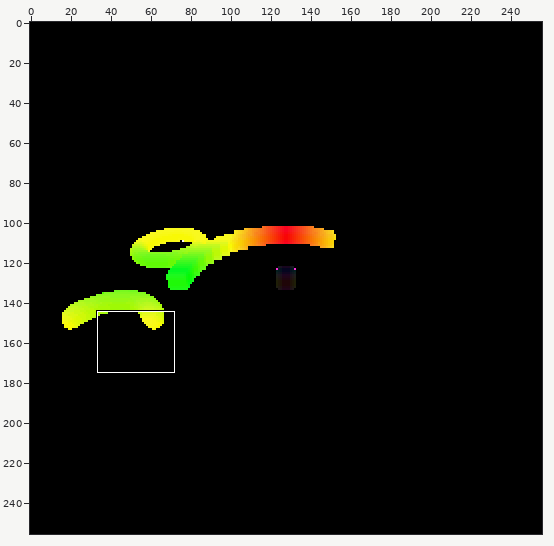
A sprite sheet gets an edit: images/part_8/part_8_15.png. Above: a wide view before the commit, with the close-up outlined.
Close-up. The starting point:
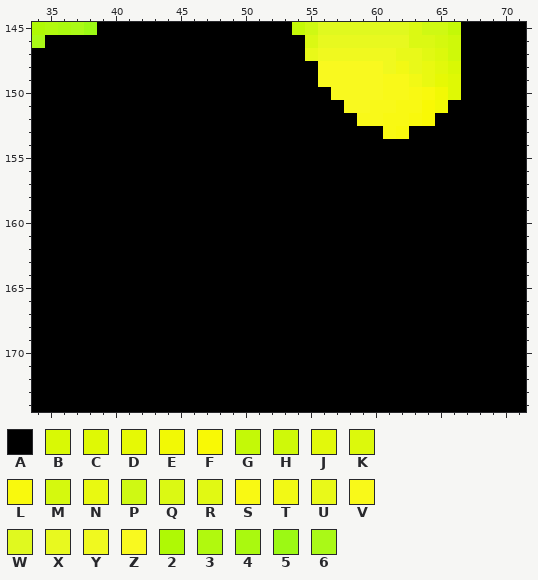
The file is 256x256 pixels. Colours within 5 levels of each other are drawn and written as one. Shown: x 34..71, y 145..174. The commit also changed other parts of the picture, which this record leaves out.
Palette (. is transparent): A #000000  B #d9f905  C #dff905  D #e6f905  E #f2f905  F #f9f905  G #c4f907  H #cff909  J #e2f90b  K #dcf90c  L #f9f90d  M #d5f90e  N #e9f911  P #cff913  Q #dbf913  R #e1f913  S #f9f913  T #f2f915  U #e9f919  V #f9f919  W #e0f91f  X #e8f91f  Y #f0f91f  Z #f9f91f  2 #aff905  3 #b1f90e  4 #aaf90f  5 #9cf914  6 #aaf917
Pixels before, first column x 34:
145 23465AAAAAAAAAAAAAAAGPWWWWWWWQPPGAAAAA
146 6AAAAAAAAAAAAAAAAAAAAQXXXXXXXQQMHAAAAA
147 AAAAAAAAAAAAAAAAAAAAAUYYYYYYUURKHAAAAA
148 AAAAAAAAAAAAAAAAAAAAAAZZZZZYTUNJBAAAAA
149 AAAAAAAAAAAAAAAAAAAAAAZZZZZVVTNDCAAAAA
150 AAAAAAAAAAAAAAAAAAAAAAAZZZZVVSLECAAAAA
151 AAAAAAAAAAAAAAAAAAAAAAAAZZVVSSFEAAAAAA
152 AAAAAAAAAAAAAAAAAAAAAAAAAVVSSLFAAAAAAA
153 AAAAAAAAAAAAAAAAAAAAAAAAAAASLAAAAAAAAA
154 AAAAAAAAAAAAAAAAAAAAAAAAAAAAAAAAAAAAAA
155 AAAAAAAAAAAAAAAAAAAAAAAAAAAAAAAAAAAAAA
156 AAAAAAAAAAAAAAAAAAAAAAAAAAAAAAAAAAAAAA
157 AAAAAAAAAAAAAAAAAAAAAAAAAAAAAAAAAAAAAA
158 AAAAAAAAAAAAAAAAAAAAAAAAAAAAAAAAAAAAAA
159 AAAAAAAAAAAAAAAAAAAAAAAAAAAAAAAAAAAAAA
160 AAAAAAAAAAAAAAAAAAAAAAAAAAAAAAAAAAAAAA
161 AAAAAAAAAAAAAAAAAAAAAAAAAAAAAAAAAAAAAA
162 AAAAAAAAAAAAAAAAAAAAAAAAAAAAAAAAAAAAAA
163 AAAAAAAAAAAAAAAAAAAAAAAAAAAAAAAAAAAAAA
164 AAAAAAAAAAAAAAAAAAAAAAAAAAAAAAAAAAAAAA
165 AAAAAAAAAAAAAAAAAAAAAAAAAAAAAAAAAAAAAA
166 AAAAAAAAAAAAAAAAAAAAAAAAAAAAAAAAAAAAAA
167 AAAAAAAAAAAAAAAAAAAAAAAAAAAAAAAAAAAAAA
168 AAAAAAAAAAAAAAAAAAAAAAAAAAAAAAAAAAAAAA
169 AAAAAAAAAAAAAAAAAAAAAAAAAAAAAAAAAAAAAA
170 AAAAAAAAAAAAAAAAAAAAAAAAAAAAAAAAAAAAAA
171 AAAAAAAAAAAAAAAAAAAAAAAAAAAAAAAAAAAAAA
172 AAAAAAAAAAAAAAAAAAAAAAAAAAAAAAAAAAAAAA
173 AAAAAAAAAAAAAAAAAAAAAAAAAAAAAAAAAAAAAA
174 AAAAAAAAAAAAAAAAAAAAAAAAAAAAAAAAAAAAAA
After:
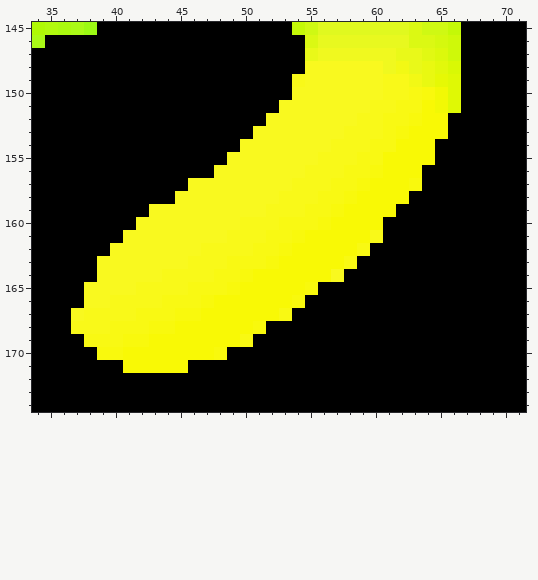
The exact change:
Changed rows in their new state; - is an unchanged pixel.
first column x 37:
148 ------------------Z-----------
149 -----------------VZ-----------
150 -----------------ZZZ----------
151 ----------------ZZZZZ--------C
152 ---------------ZZZZZZZ------F-
153 --------------ZZZZZZZVVV--FFF-
154 -------------ZZZZZZZVVVSSFFF--
155 ------------ZZZZZZZVVVSSFFFF--
156 -----------ZZZZZZZVVVSSLFFF---
157 ---------ZZZZZZZZVVVSSLFFFL---
158 --------ZZZZZZZZVVVSSLFFFF----
159 ------ZZZZZZZZZVVVSSLFFFF-----
160 -----ZZZZZZZZVVVSSSLFFFF------
161 ----ZZZZZZZZVVVSSLFFFFFV------
162 ---ZZZZZZZVVVVSSLFFFFFS-------
163 --ZZZZZZZVVVSSSLFFFFFS--------
164 --ZZZZZVVVVSSLFFFFFFZ---------
165 -ZZZZVVVVSSSLFFFFFL-----------
166 -ZZVVVVSSSLFFFFFFL------------
167 ZVVVVSSSLLFFFFFFS-------------
168 VVVSSSLLFFFFFFL---------------
169 -SSSLLFFFFFFFS----------------
170 --LLFFFFFFFL------------------
171 ----FFFFF---------------------
Pixel boxes of the changes (left, top, right, bottom) in both close-ups:
changed: (71, 61, 461, 373)
